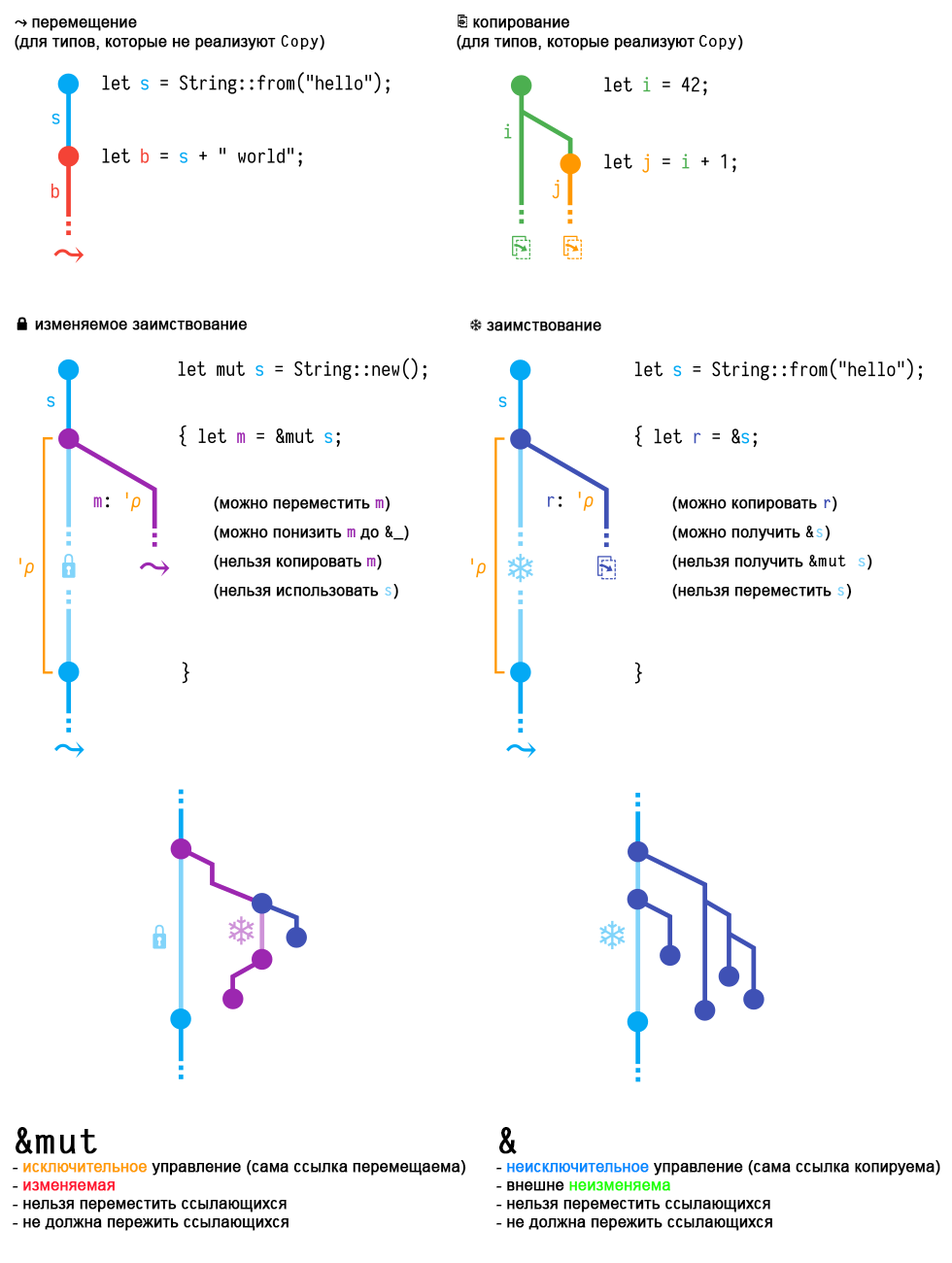
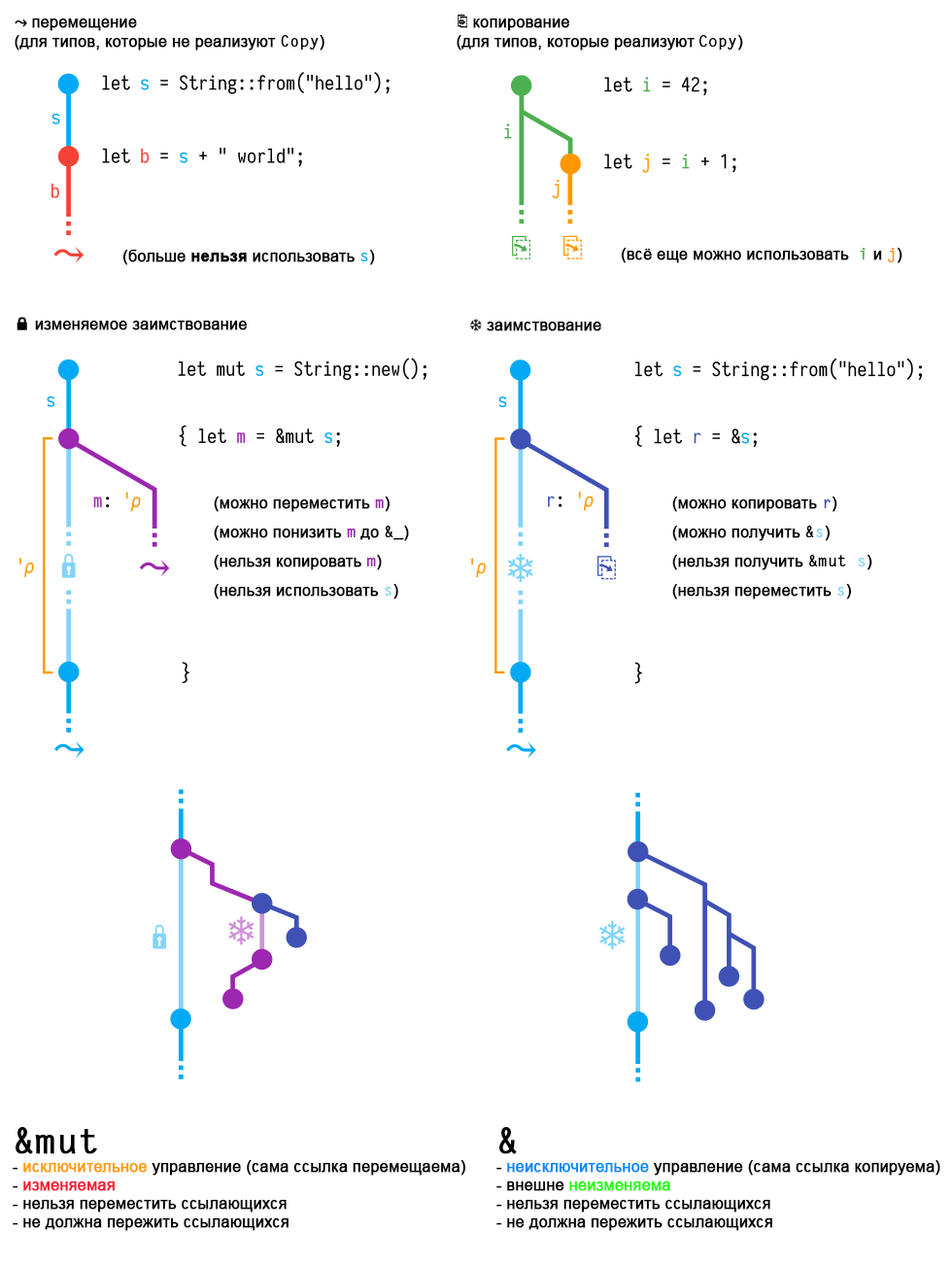
Layers edited between the first and the second 952×1263 image:
added layer "(всё еще можно использовать i и j)" above "(больше нельзя использовать s)" over (x1=621, y1=247, x2=903, y2=264)
added layer "(больше нельзя использовать s)" above "(можно переместить m) (можно понизить m до &_) (нельзя копирова" over (x1=122, y1=249, x2=376, y2=266)
